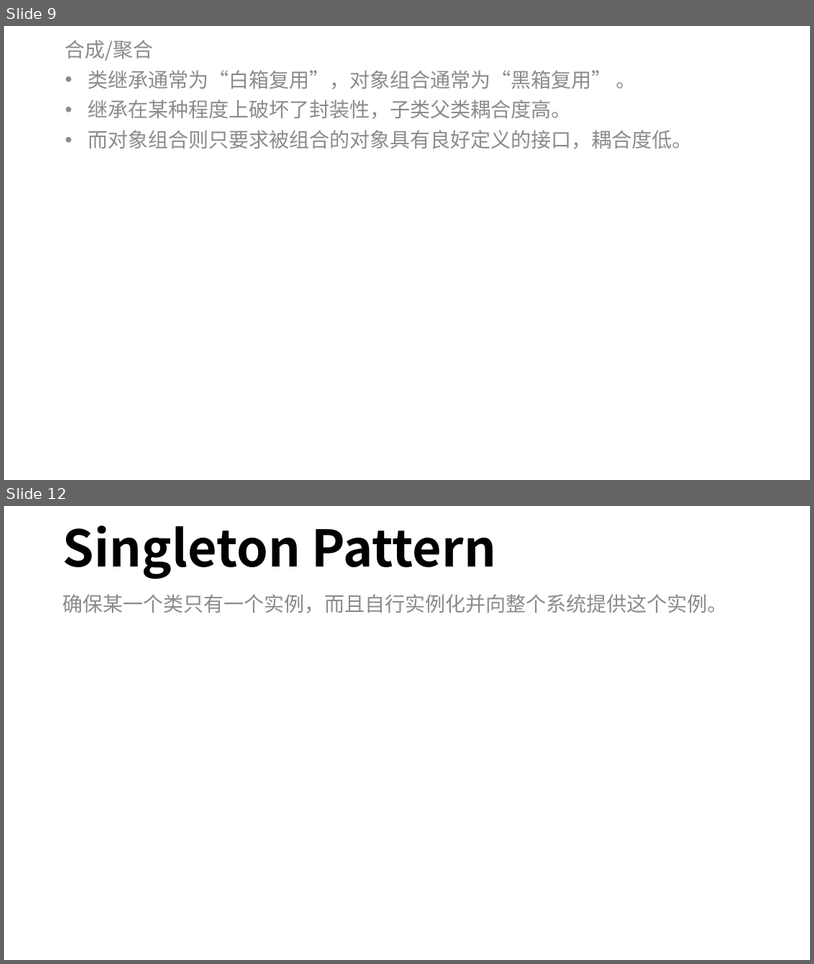
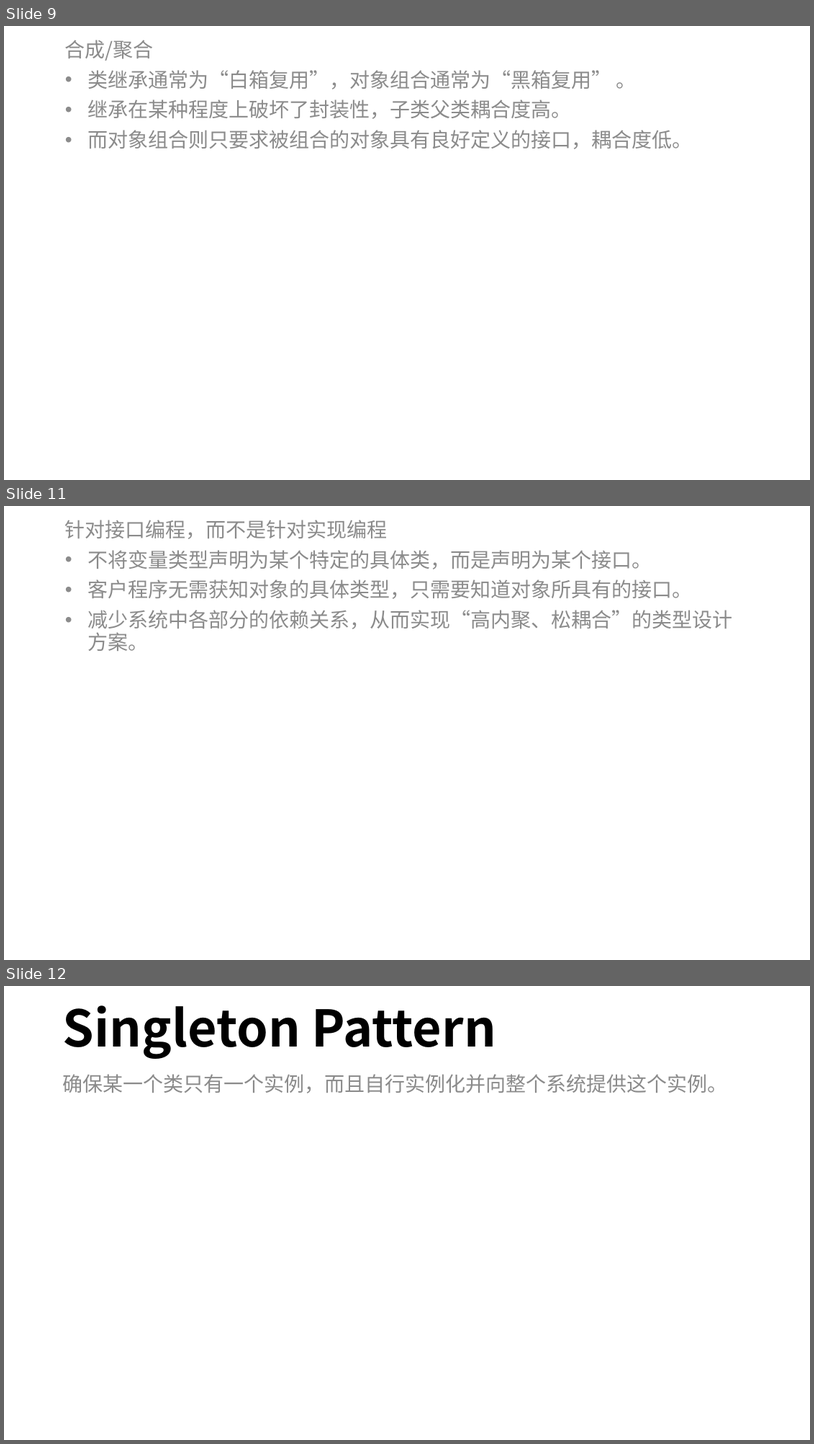
Before and after one commit to mshandle/GStar, a slide deck: Document/les2/les2.pptx. Shown one above the other, each under a label of ours: slides 9 and 12 before the commit, slides 9, 11 and 12 after it; the slides between them are not shown. The pictures are 814x964 and 814x1444 pixels, drawn with LibreOffice and Linux fonts; fonts in the diff are those of the drawing. Boxes give left, top, right and bottom in pixels: in the first picture for what was removed or moved away, otherwise in the second. Text is boxed around its words. In the diff, an @@ line names an element or a change of style, - is before the commit and + after.

```diff
--- a/Document/les2/les2.pptx
+++ b/Document/les2/les2.pptx
@@ slide 11 added at [4,506,810,960], background #FFFFFF @@
@@ text added at [65,520,733,651], 24 pt, text #8C8C8C @@
+针对接口编程，而不是针对实现编程
+• 不将变量类型声明为某个特定的具体类，而是声明为某个接口。
+• 客户程序无需获知对象的具体类型，只需要知道对象所具有的接口。
+• 减少系统中各部分的依赖关系，从而实现“高内聚、松耦合”的类型设计方案。
```
Also in this commit, not shown: 1 slide changed, 6 other slides added, 3 slides removed, 12 other files.
